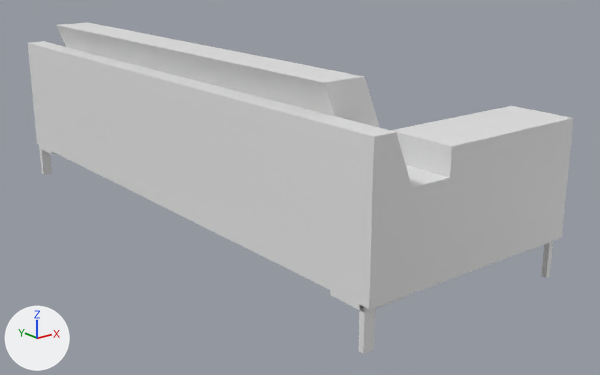
The Blender file assets/custom/ready/couch.blend: old version first, new version second.
The view is the same before and after, from a 50 mm camera at (-1.55, -2.33, 0.76) aimed at (0.2, -0.15, -0.11). Every picture has the same lights, and +X, +Y and +Z are marked at lower left. The older version comes first.
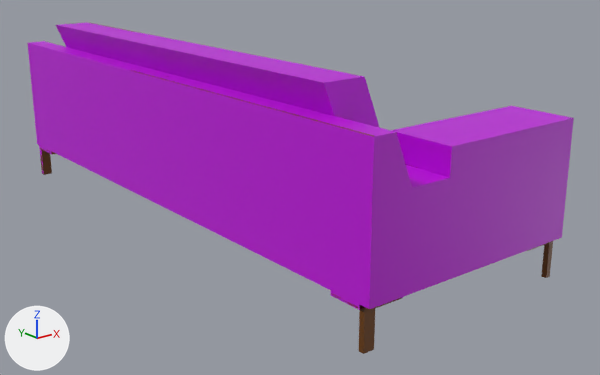
The change in detail:
Picture 'couchtexture' (img_couchtexture) is new.
Material 'Material' (mat_material) is new.
Its texture is img_couchtexture.
me_cube has 180 vertices, 150 faces, 6 loose edges and spans x -1.0..1.72, y -1.0..1.0, z -2.12..3.56.
me_cube gains material mat_material (picture img_couchtexture).

Changed parts and their boxes (x1, y1, x2, y2) in the pictures (600 x 375 px):
'Cube', recoloured (white to purple): (28, 23, 574, 354) in both
